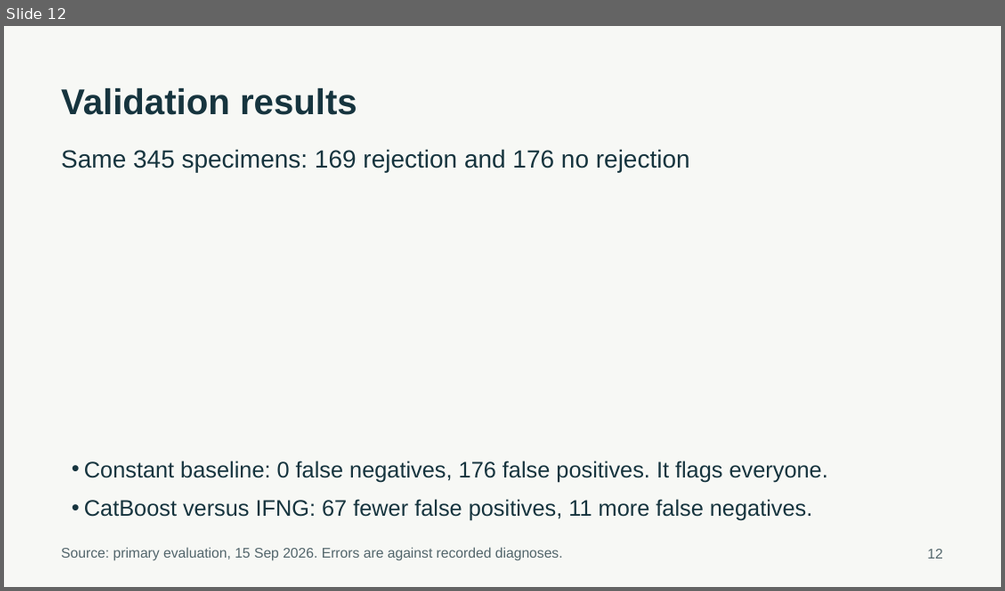
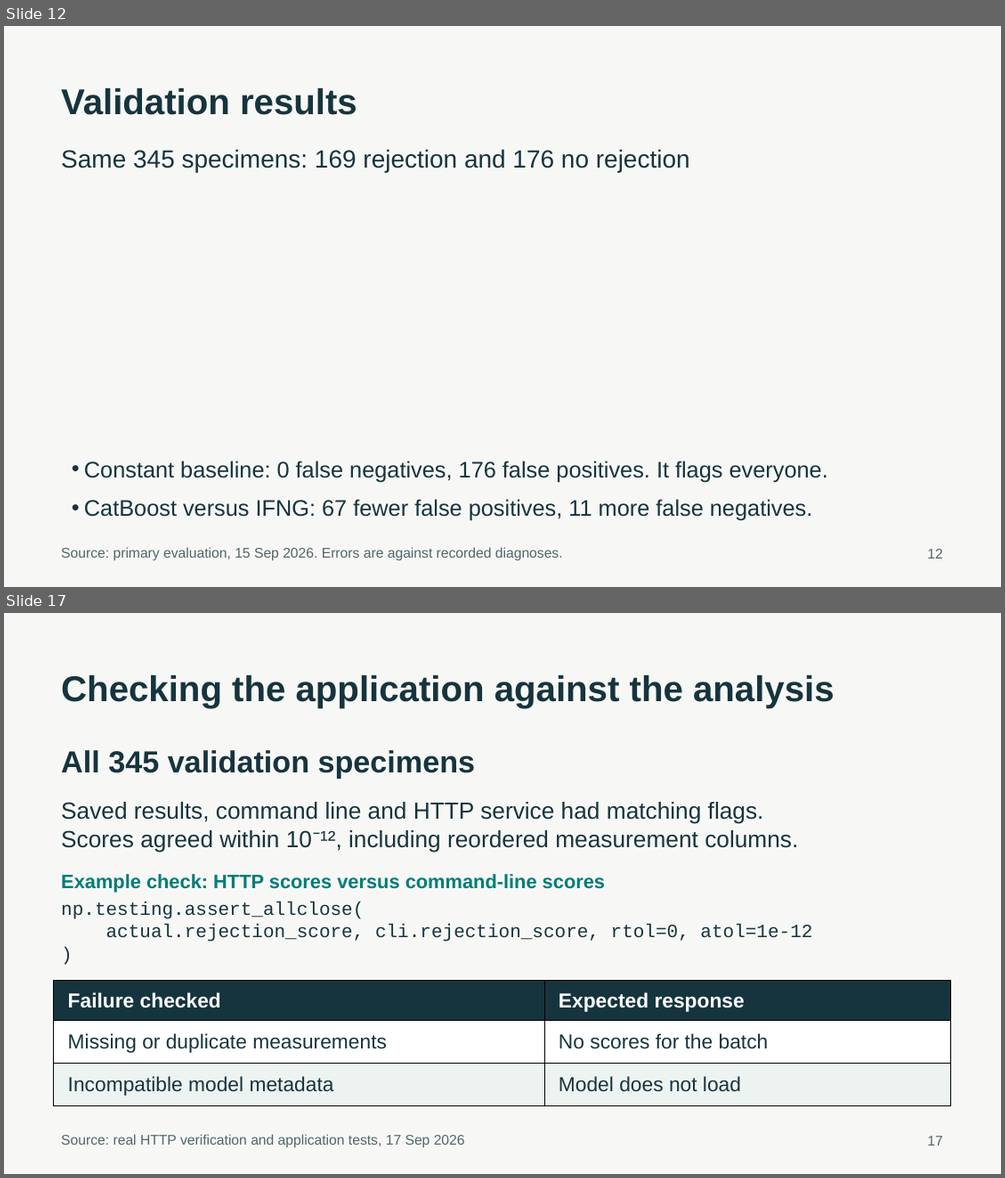
Before and after one commit to ca34525/Kidney-Biopsy-Rejection-Classifier, a slide deck: presentation/unos_kidney_biopsy.pptx. Shown one above the other, each under a label of ours: slide 12 before the commit, slides 12 and 17 after it; the slides between them are not shown. The pictures are 1005x591 and 1005x1178 pixels, drawn with LibreOffice and Linux fonts; fonts in the diff are those of the drawing. Boxes give left, top, right and bottom in pixels: in the first picture for what was removed or moved away, otherwise in the second. Text is boxed around its words. In the diff, an @@ line names an element or a change of style, - is before the commit and + after.

```diff
--- a/presentation/unos_kidney_biopsy.pptx
+++ b/presentation/unos_kidney_biopsy.pptx
@@ slide 17 added at bbox=[4, 613, 1001, 1174], background #F7F8F5 @@
@@ text added at bbox=[61, 675, 834, 708], 34.5 pt, text #16343E, bold @@
+Checking the application against the analysis
@@ text added at bbox=[61, 750, 476, 778], 29.2 pt, text #16343E, bold @@
+All 345 validation specimens
@@ text added at bbox=[61, 802, 798, 852], 22.5 pt, text #16343E @@
+Saved results, command line and HTTP service had matching flags.
+Scores agreed within 10⁻¹², including reordered measurement columns.
@@ text added at bbox=[61, 874, 605, 892], 18.8 pt, text #007C78, bold @@
+Example check: HTTP scores versus command-line scores
@@ text added at bbox=[61, 901, 812, 941], 18 pt, text #16343E @@
+np.testing.assert_allclose(
+actual.rejection_score, cli.rejection_score, rtol=0, atol=1e-12
+)
@@ table added at bbox=[54, 981, 952, 1107], 3 rows, 2 columns @@
+Failure checked | Expected response
+Missing or duplicate measurements | No scores for the batch
+Incompatible model metadata | Model does not load
@@ text added at bbox=[61, 1134, 465, 1148], 13.5 pt, text #52656B @@
+Source: real HTTP verification and application tests, 17 Sep 2026
@@ text added at bbox=[927, 1135, 942, 1145], 13.5 pt, text #52656B @@
+17
```
Also in this commit, not shown: 1 slide changed, 5 other slides added, 15 slides removed, 32 other files.
